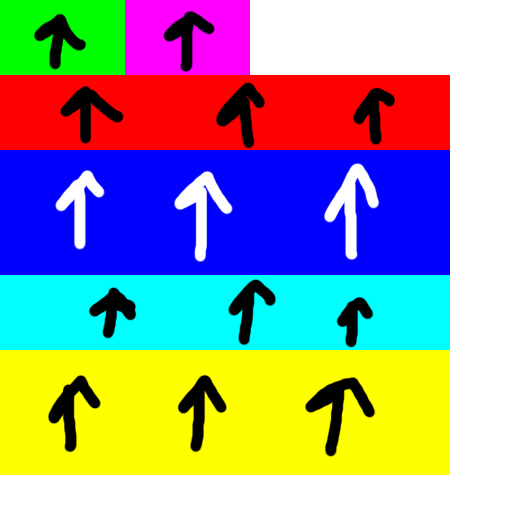
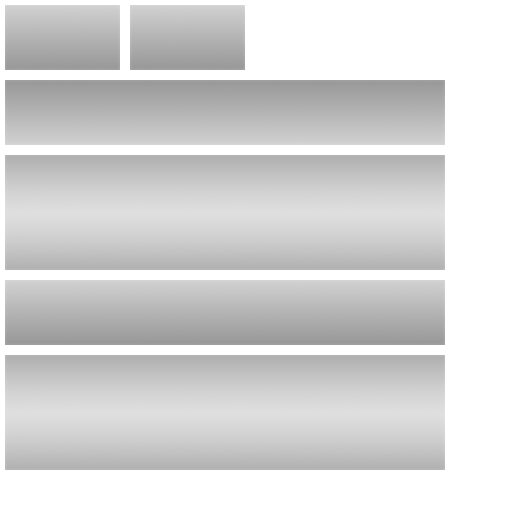
Layer changes from the first 512 x 512 image to the second:
painted on "Layer 4", masked it over 0, 10, 450, 475
moved "Layer 3" above "Layer 2 copy", painted on it, masked it over 0, 150, 450, 275
painted on "Layer 2 copy", masked it over 0, 75, 450, 350
painted on "Layer 2", masked it over 0, 75, 450, 350
painted on "Layer 1 copy", masked it over 125, 0, 250, 75
painted on "Layer 1", masked it over 0, 0, 125, 75
renamed "Layer 3 copy" to "UV Template", moved it above "Background", painted on it over 0, 0, 450, 475
